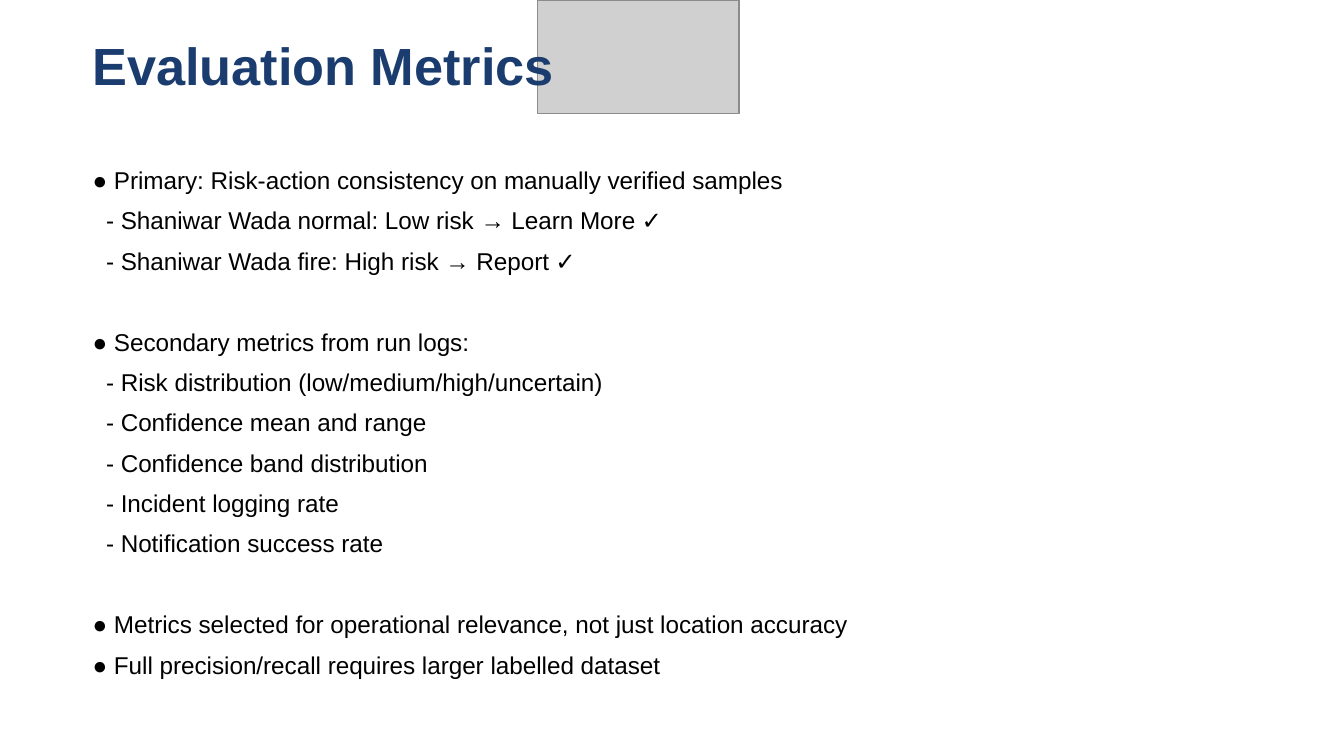
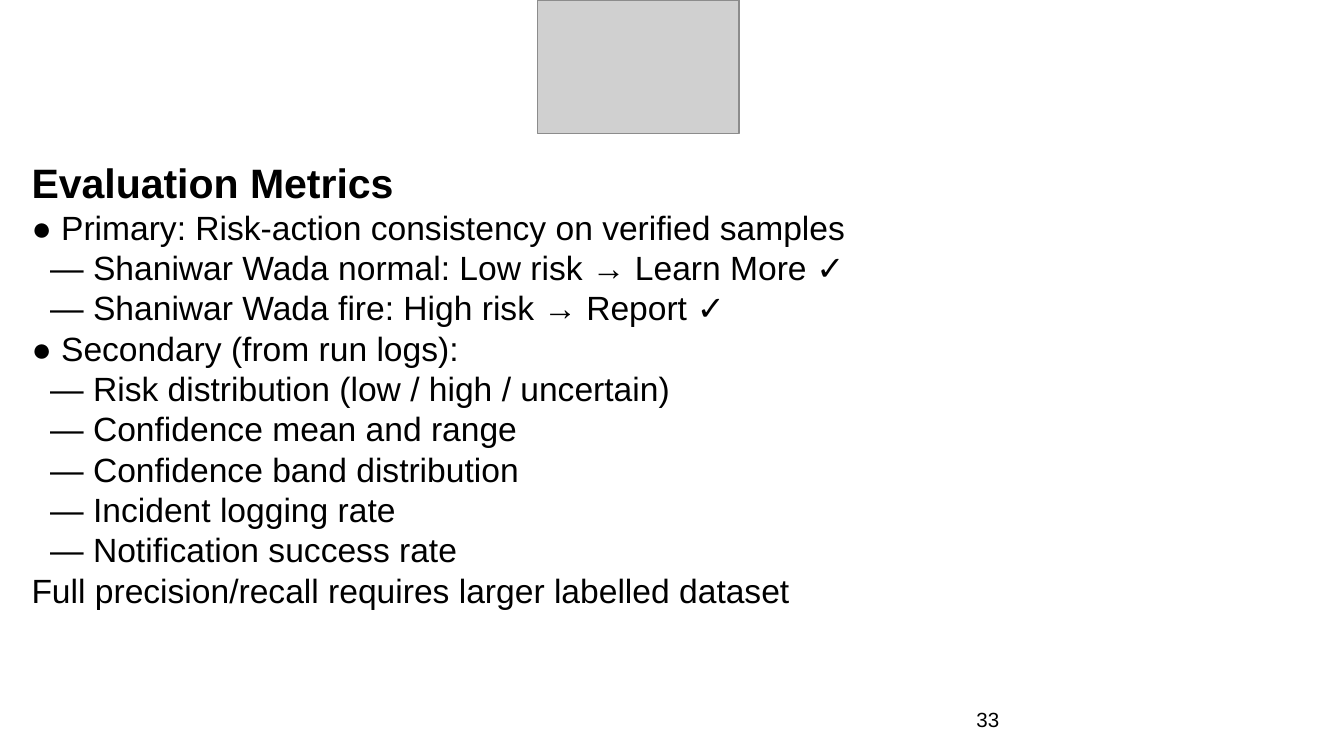
Before and after one commit to nibodhdaware/VisionGPT, a slide deck: slide 33 of paper/stage2_review3_updated.pptx. Drawn at 1344x756 pixels with LibreOffice and Linux fonts; fonts in the diff are those of the drawing; grey boxes stand for pictures. Boxes give left, top, right and bottom in pixels: in the first picture for what was removed or moved away, otherwise in the second. Text is boxed around its words. In the diff, an @@ line names an element or a change of style, - is before the commit and + after.

Commit message:
fix PPTX formatting: 22pt headers, 20pt body, correct EMU positions, new diagrams

```diff
--- a/paper/stage2_review3_updated.pptx
+++ b/paper/stage2_review3_updated.pptx
@@ picture: place and size @@
-picture at [538,0,739,113]
+picture at [538,0,739,134]
@@ text removed at [93,43,554,95] @@
-Evaluation Metrics
@@ text at [32,168,845,609]: text changed; size 13 to 18 pt @@
-● Primary: Risk-action consistency on manually verified samples
-- Shaniwar Wada normal: Low risk → Learn More ✓
-- Shaniwar Wada fire: High risk → Report ✓
-● Secondary metrics from run logs:
-- Risk distribution (low/medium/high/uncertain)
-- Confidence mean and range
-- Confidence band distribution
-- Incident logging rate
-- Notification success rate
-● Metrics selected for operational relevance, not just location accuracy
-● Full precision/recall requires larger labelled dataset
+Evaluation Metrics
+● Primary: Risk-action consistency on verified samples
+— Shaniwar Wada normal: Low risk → Learn More ✓
+— Shaniwar Wada fire: High risk → Report ✓
+● Secondary (from run logs):
+— Risk distribution (low / high / uncertain)
+— Confidence mean and range
+— Confidence band distribution
+— Incident logging rate
+— Notification success rate
+Full precision/recall requires larger labelled dataset
@@ text added at [976,712,999,728], 11 pt, text #000000 @@
+33
```
Also in this commit, not shown: 48 other slides changed, 4 slides added, 4 slides removed.
